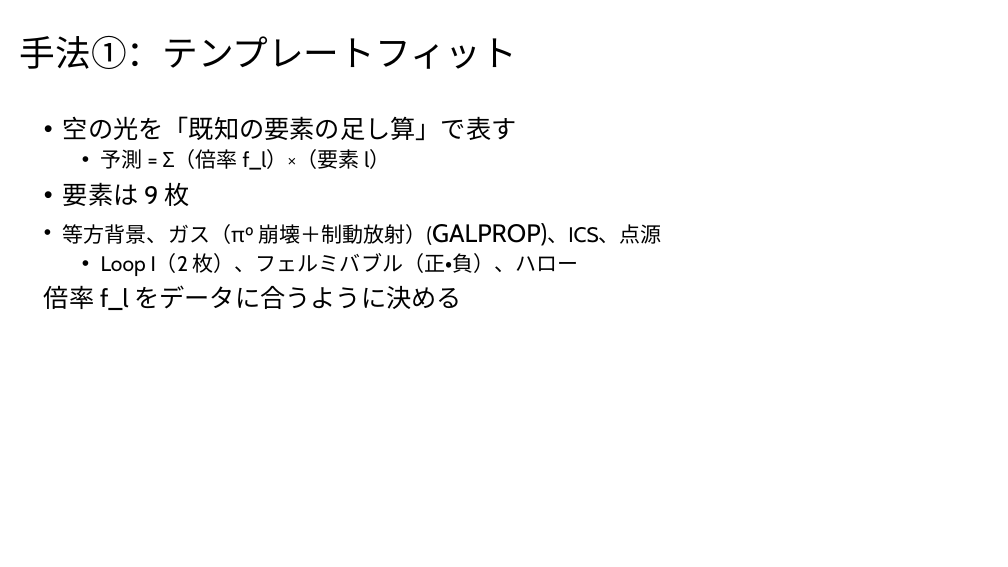
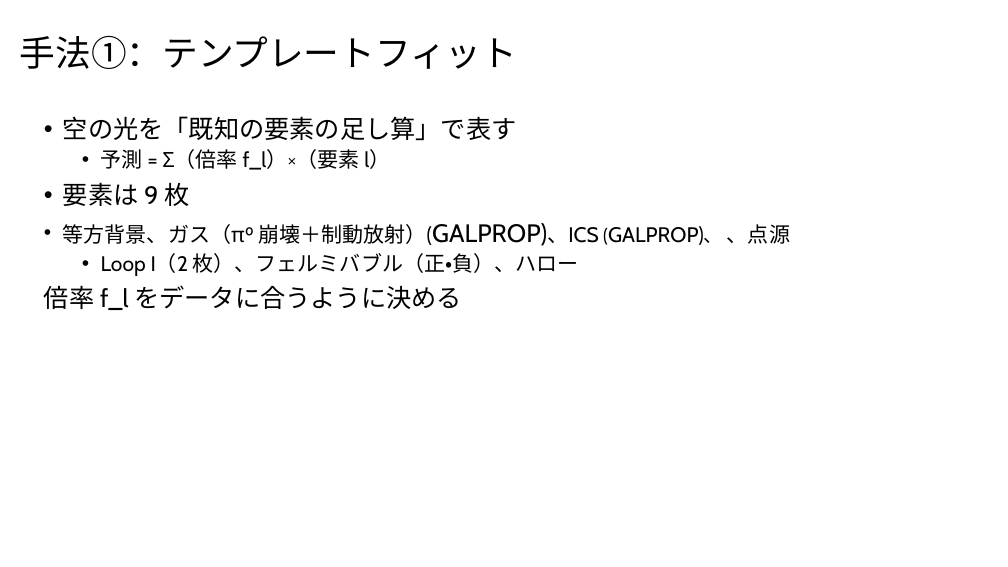
Before and after one commit to Mikann20041029/darkmatter-slides, a slide deck: slide 4 of slides/2026-10-02_研究進捗報告.pptx. Drawn at 1008x567 pixels with LibreOffice and Linux fonts; fonts in the diff are those of the drawing. Boxes give left, top, right and bottom in pixels: in the first picture for what was removed or moved away, otherwise in the second. Text is boxed around its words. In the diff, an @@ line names an element or a change of style, - is before the commit and + after.

```diff
--- a/slides/2026-10-02_研究進捗報告.pptx
+++ b/slides/2026-10-02_研究進捗報告.pptx
@@ text at [63,223,790,246]: text changed @@
-• 等方背景、ガス（π⁰ 崩壊＋制動放射）(GALPROP)、ICS、点源
+• 等方背景、ガス（π⁰ 崩壊＋制動放射）(GALPROP)、ICS (GALPROP)、 、点源
```
Also in this commit, not shown: 1 other slide changed.
